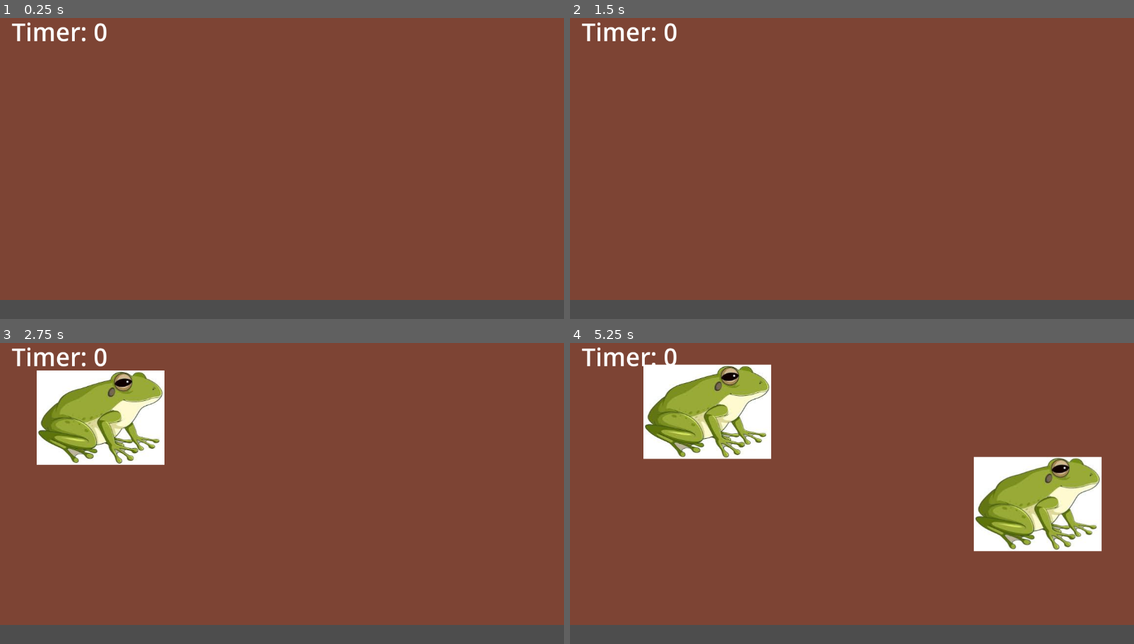
Above: before the commit, frames 1-4 (two rows, left to right).
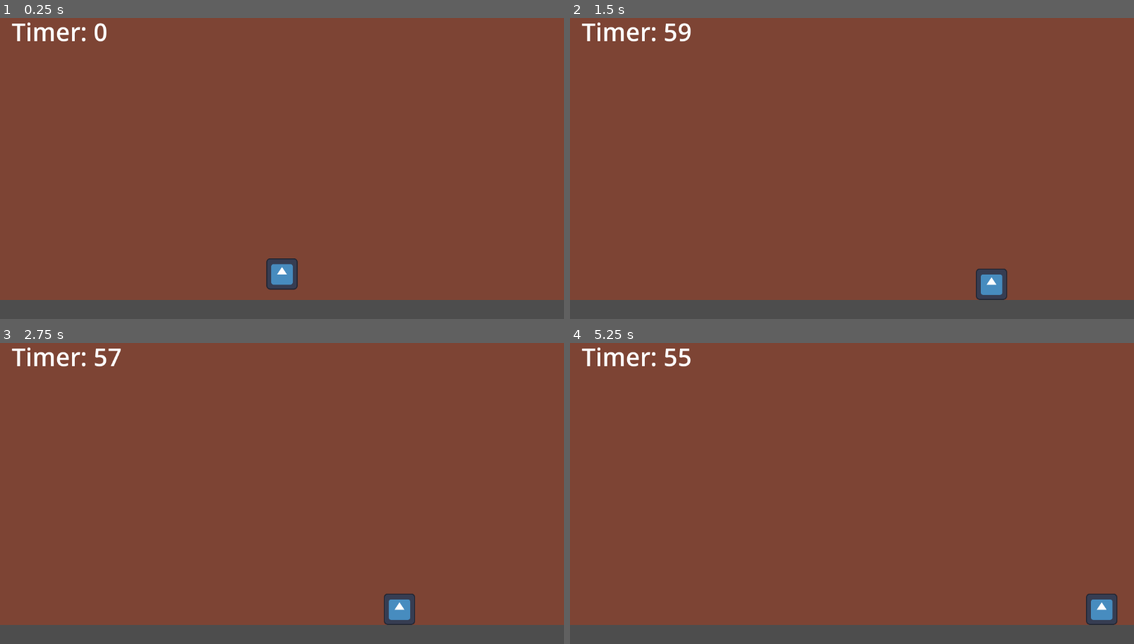
Above: after the commit, the same moments.

Repository: elftmann1/Theater-Rush
Game: Godot game, scene res://Scenes/Game.tscn
The game is run twice, just before and just after one commit, with the same random seed, the same clock (stepped at 60 frames per second) and the same inputs. The project has no main scene, so this scene is started directly. The engine's default icon, where the game draws it, is replaced by a stand-in: a white triangle on a blue panel in a dark square.
Inputs:
- Up to frame 1 (0.25 s): no input
- Up to frame 2 (1.5 s): tap Enter (ui_accept) at 0.5, 0.77 s; hold Right (Right) from 0.53 s (still down)
- Up to frame 3 (2.75 s): tap Enter (ui_accept) at 1.52 s; release Right (Right) at 2.03 s; hold Left (Left) from 2.03 s (still down)
- Up to frame 4 (5.25 s): release Left (Left) at 2.78 s; hold Right (Right) 2.78-4.28 s; tap Enter (ui_accept) at 3.02, 3.77, 4.52 s; hold Left (Left) 4.28-5.03 s; hold Right (Right) from 5.03 s (still down)

The runs differ from the first frame. In frame 1, 0.6% of the frame differs, in the area x 47-53%, y 79-91%; in frame 2, 0.7%; in frame 3, 7.8%; in frame 4, 15%, in the area x 13-98%, y 1-94%.

Commit message:
Created signal events

Diff:
--- a/Scenes/Game.tscn
+++ b/Scenes/Game.tscn
@@ -36,11 +36,10 @@
 
 [node name="Player" parent="." instance=ExtResource("1_iukft")]
 unique_name_in_owner = true
-process_mode = 4
-visible = false
 z_index = 4
 position = Vector2(0, 213.645)
 scale = Vector2(0.5, 0.5)
+collision_mask = 2
 speed = 300
 
 [node name="Camera2D" type="Camera2D" parent="."]
@@ -106,6 +105,7 @@
 text = "Restart"
 
 [connection signal="start_game" from="GameManager" to="RockIcicleSpawner" method="_on_game_manager_start_game"]
+[connection signal="enmey_hit_player" from="EnemySpawner" to="Player" method="_on_enmey_hit_player"]
 [connection signal="is_moving" from="Player" to="GameManager" method="_on_player_is_moving"]
 [connection signal="player_died" from="Player" to="GameManager" method="_on_player_player_died"]
 [connection signal="player_died" from="Player" to="RockIcicleSpawner" method="_on_player_player_died"]
--- a/Scenes/Inherited_Enemies/Knight.tscn
+++ b/Scenes/Inherited_Enemies/Knight.tscn
@@ -6,6 +6,7 @@
 
 [node name="Knight" instance=ExtResource("1_gyk54")]
 script = ExtResource("2_imcf0")
+damage = 1.0
 
 [node name="Sprite2D" parent="." index="0"]
 scale = Vector2(0.6, 0.6)
--- a/Scripts/Enmies_Scripts/enemy.gd
+++ b/Scripts/Enmies_Scripts/enemy.gd
@@ -1,10 +1,14 @@
 class_name Enemy extends CharacterBody2D
+
+signal player_hit(collision_name, damage)
 
 const SPEED = 300.0
 const JUMP_VELOCITY = -400.0
 var GET_SCREEN_WIDTH : float
 var GET_SCREEN_WIDTH_LEFT : float
 var GET_SCREEN_WIDTH_RIGHT : float
+var spawnPosition
+var flipSpawn : int = 1
 
 var startPosition : Vector2
 var endPosition : Vector2
@@ -20,13 +24,29 @@
 	GET_SCREEN_WIDTH = get_viewport_rect().size.x
 	GET_SCREEN_WIDTH_LEFT = -(get_viewport_rect().size.x / 2)
 	GET_SCREEN_WIDTH_RIGHT = get_viewport_rect().size.x / 2
-	startPosition = Vector2(GET_SCREEN_WIDTH_LEFT, 284.84 - ((collision.scale.y/2) / 0.05))
-	endPosition = Vector2(GET_SCREEN_WIDTH_RIGHT, 284.84 - ((collision.scale.y/2) / 0.05))
+	if spawnPosition == SpawnPosition.BOTTOMLEFT:
+		sprite.flip_h = true
+		startPosition = Vector2(GET_SCREEN_WIDTH_LEFT, 284.84 - ((collision.scale.y/2) / 0.05))
+		endPosition = Vector2(GET_SCREEN_WIDTH_RIGHT, 284.84 - ((collision.scale.y/2) / 0.05))
+	elif spawnPosition == SpawnPosition.BOTTOMRIGHT:
+		flipSpawn = -1
+		sprite.flip_h = false
+		startPosition = Vector2(GET_SCREEN_WIDTH_RIGHT, 284.84 - ((collision.scale.y/2) / 0.05))
+		endPosition = Vector2(GET_SCREEN_WIDTH_LEFT, 284.84 - ((collision.scale.y/2) / 0.05))
 
 func _physics_process(delta: float) -> void:
-	if position.x - endPosition.x > 0:
+
+	if flipSpawn * (position.x - endPosition.x) > 0:
 		print("freed")
 		queue_free()
+
+	velocity.x = flipSpawn * speed
+	move_and_slide()
+
+	for i in get_slide_collision_count():
+		var collision_hit = get_slide_collision(i);
+		if collision_hit.get_collider():
+			player_hit.emit(collision_hit.get_collider().name, damage)
 	# # Add the gravity.
 	# if not is_on_floor():
 	# 	velocity += get_gravity() * delta
@@ -45,7 +65,7 @@
 
 	# move_and_slide()
 
-func movement(delta: float) -> void:
+func collision_with_player():
 	pass
 
 func deal_damage():
--- a/Scripts/Enmies_Scripts/frog.gd
+++ b/Scripts/Enmies_Scripts/frog.gd
@@ -10,9 +10,3 @@
 		velocity += get_gravity() * delta
 	else :
 		velocity -= get_gravity() * delta * 50
-
-	movement(delta)
-
-func movement(delta: float) -> void:
-	velocity.x = speed
-	move_and_slide()
--- a/Scripts/Enmies_Scripts/knight.gd
+++ b/Scripts/Enmies_Scripts/knight.gd
@@ -8,10 +8,3 @@
 	super._physics_process(delta)
 	if not is_on_floor():
 		velocity += get_gravity() * delta
-
-	movement(delta)
-
-func movement(delta: float) -> void:
-	#time += delta
-	velocity.x = speed
-	move_and_slide()
--- /dev/null
+++ b/Scripts/Enums/enemy_enum.gd
@@ -0,0 +1,3 @@
+class_name SpawnPosition
+
+enum { BOTTOMLEFT, BOTTOMRIGHT, TOPLEFT, TOPRIGHT}
--- a/Scripts/character_body_2d.gd
+++ b/Scripts/character_body_2d.gd
@@ -3,6 +3,7 @@
 signal is_moving
 signal player_died
 @export var speed: int = 100
+@export var health: float = 3
 
 func _ready():
 	while isMoving():
@@ -21,3 +22,7 @@
 
 func isMoving():
 	return velocity.x < 0.1
+
+func _on_enmey_hit_player(collision_name : String, damage : int) -> void:
+	if (name == collision_name):
+		print(name, damage)
--- a/Scripts/enemy_spawner.gd
+++ b/Scripts/enemy_spawner.gd
@@ -1,22 +1,24 @@
 extends Node
+
+signal enmey_hit_player(collision_name : String, damage : int)
 
 var knight_prefab = preload("res://Scenes/Inherited_Enemies/Knight.tscn")
 var frog_prefab = preload("res://Scenes/Inherited_Enemies/frog.tscn")
-enum SpawnPosition { BOTTOMLEFT, BOTTOMRIGHT, TOPLEFT, TOPRIGHT}
 @export var ground_offset = 284.84
 
 # Called when the node enters the scene tree for the first time.
 func _ready() -> void:
 	pass # Replace with function body.
 
-
 # Called every frame. 'delta' is the elapsed time since the previous frame.
 func _process(delta: float) -> void:
+	if Input.is_action_just_pressed("Down"):
+		instantiate_enemy(knight_prefab.instantiate(), SpawnPosition.BOTTOMRIGHT)
 	if Input.is_action_just_pressed("Up"):
-		var knight = knight_prefab.instantiate()
-		add_child(knight)
-		print("Spawning?", knight)
-	if Input.is_action_just_pressed("Left"):
-		var frog = frog_prefab.instantiate()
-		add_child(frog)
-		print("Spawning?", frog)
+		instantiate_enemy(frog_prefab.instantiate(), SpawnPosition.BOTTOMLEFT)
+
+func instantiate_enemy(prefab, spawnPosition):
+	prefab.spawnPosition = spawnPosition
+	add_child(prefab)
+	prefab.player_hit.connect(func(collision_name, damage): enmey_hit_player.emit(collision_name, damage))
+	print("Spawning?", prefab)
Not shown, added: Scripts/Enums/enemy_enum.gd.uid
